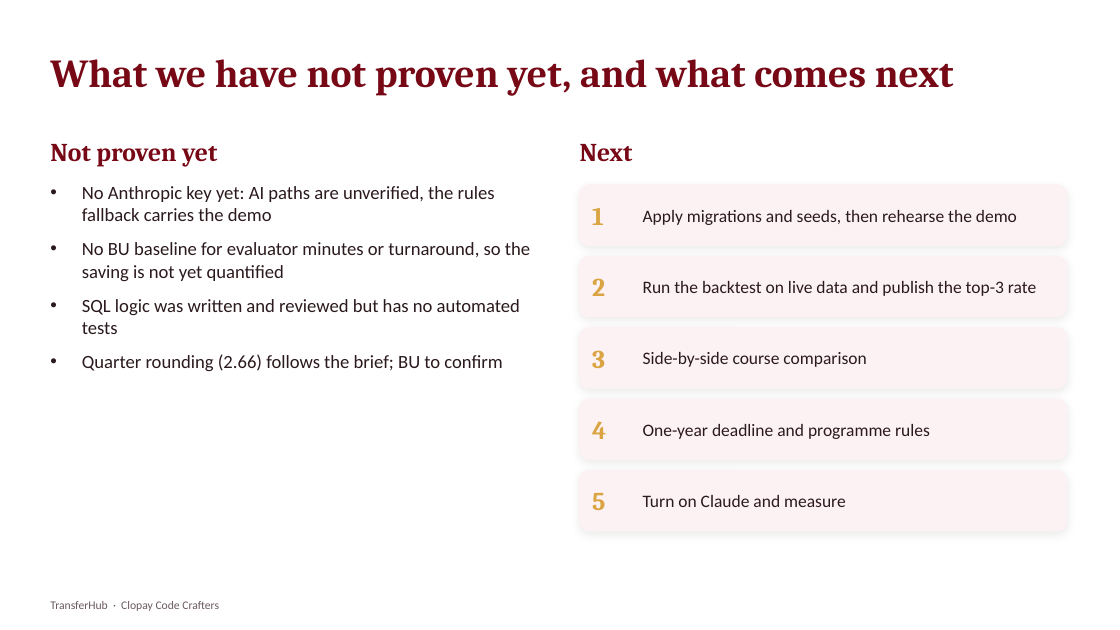
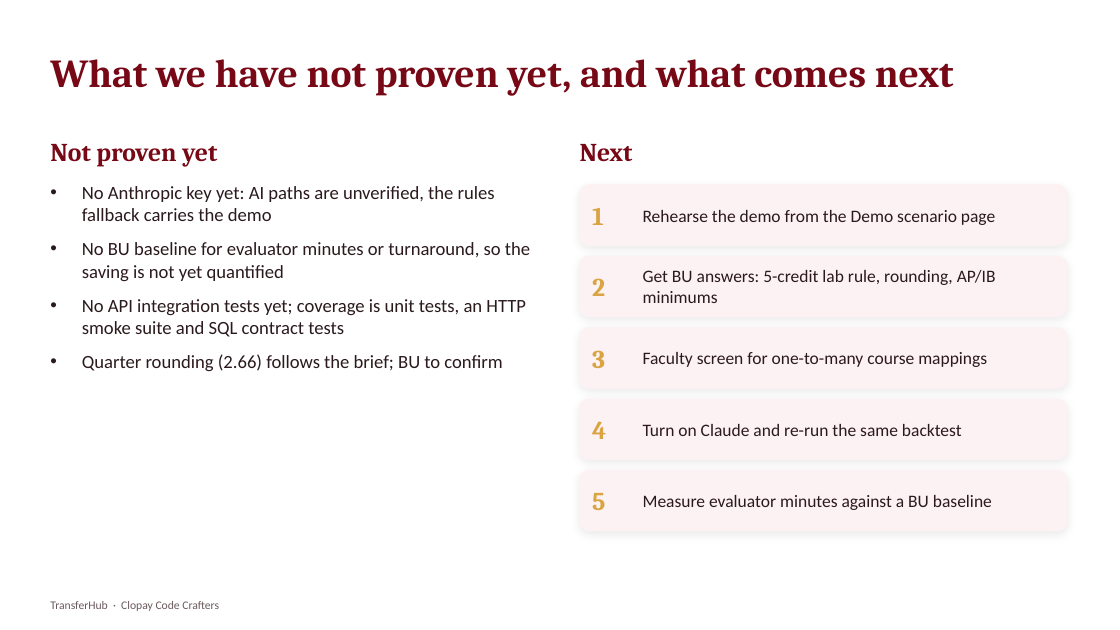
Before and after one commit to raghuramr/transferhub, a slide deck: slide 16 of _designs/deck/TransferHub-Hackathon.pptx (slide 15 before the commit). Drawn at 1120x630 pixels with LibreOffice and Linux fonts; fonts in the diff are those of the drawing. Boxes give left, top, right and bottom in pixels: in the first picture for what was removed or moved away, otherwise in the second. Text is boxed around its words. In the diff, an @@ line names an element or a change of style, - is before the commit and + after.

```diff
--- a/_designs/deck/TransferHub-Hackathon.pptx
+++ b/_designs/deck/TransferHub-Hackathon.pptx
@@ text at <box>643,210,995,225</box>: text changed @@
-Apply migrations and seeds, then rehearse the demo
+Rehearse the demo from the Demo scenario page
@@ text at <box>82,299,526,337</box>: text changed @@
-• SQL logic was written and reviewed but has no automated tests
+• No API integration tests yet; coverage is unit tests, an HTTP smoke suite and SQL contract tests
@@ text at <box>643,270,996,303</box>: text changed @@
-Run the backtest on live data and publish the top-3 rate
+Get BU answers: 5-credit lab rule, rounding, AP/IB minimums
@@ text at <box>643,352,987,367</box>: text changed @@
-Side-by-side course comparison
+Faculty screen for one-to-many course mappings
@@ text at <box>643,424,962,436</box>: text changed @@
-One-year deadline and programme rules
+Turn on Claude and re-run the same backtest
@@ text at <box>643,495,992,510</box>: text changed @@
-Turn on Claude and measure
+Measure evaluator minutes against a BU baseline
```
Also in this commit, not shown: 1 other slide changed, 1 slide added, 3 other files.
